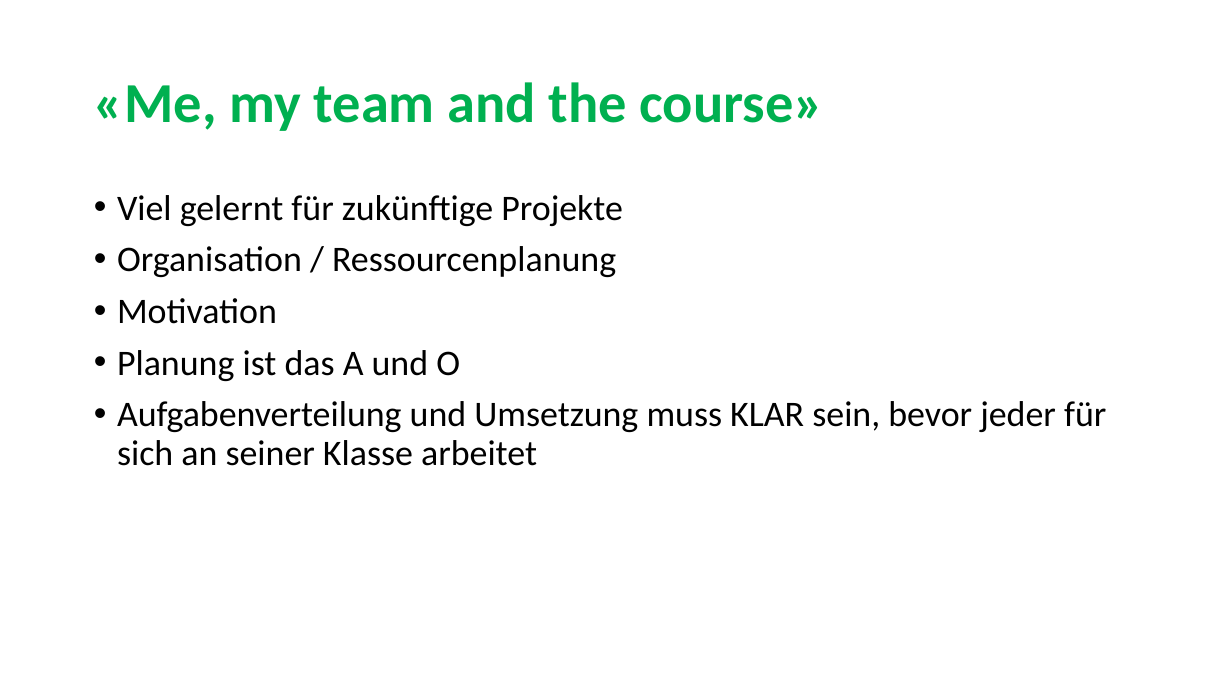
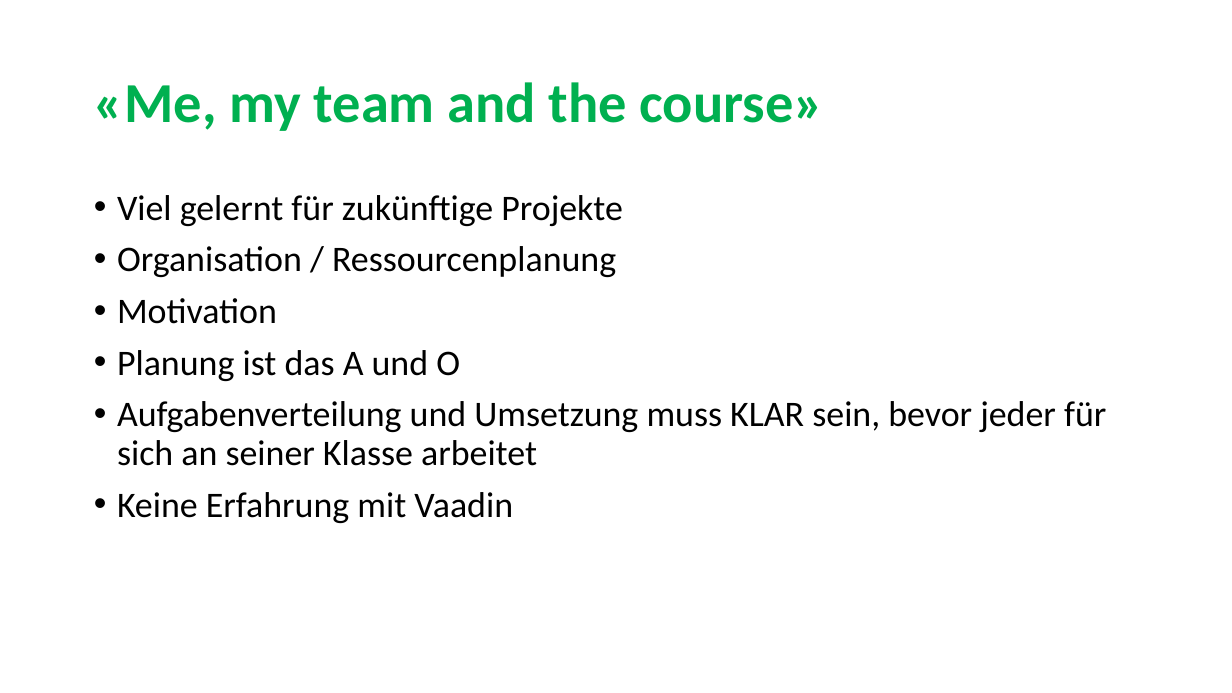
Before and after one commit to sarahmele/ch.bfh.btx8081.w2015.green, a slide deck: slide 11 of doc/task14/Task14.pptx. Drawn at 1232x693 pixels with LibreOffice and Linux fonts; fonts in the diff are those of the drawing. Boxes give left, top, right and bottom in pixels: in the first picture for what was removed or moved away, otherwise in the second. Text is boxed around its words. In the diff, an @@ line names an element or a change of style, - is before the commit and + after.

```diff
--- a/doc/task14/Task14.pptx
+++ b/doc/task14/Task14.pptx
@@ text at [117,492,513,523]: paragraph added @@
+• Keine Erfahrung mit Vaadin
```
Also in this commit, not shown: 2 other slides changed.
